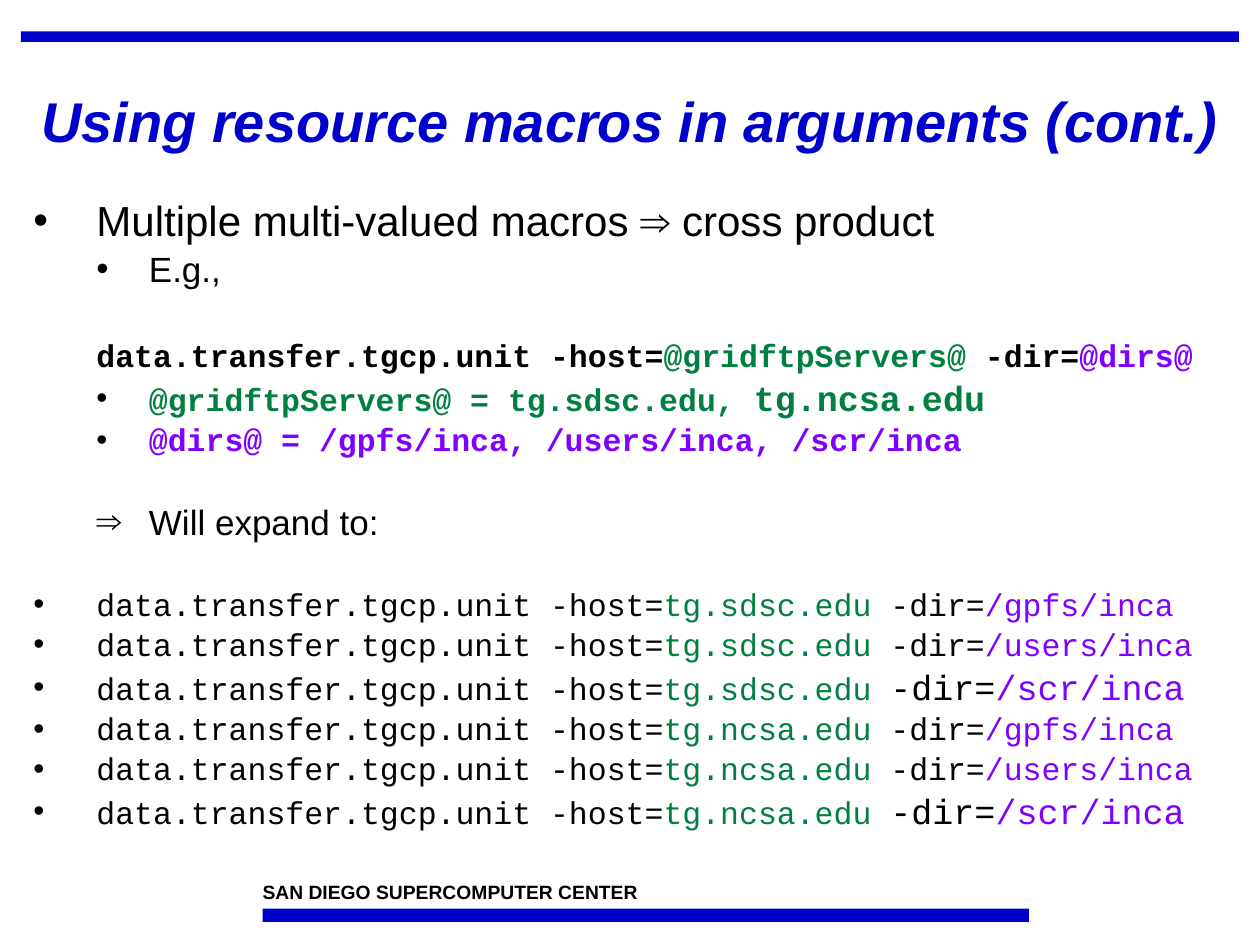
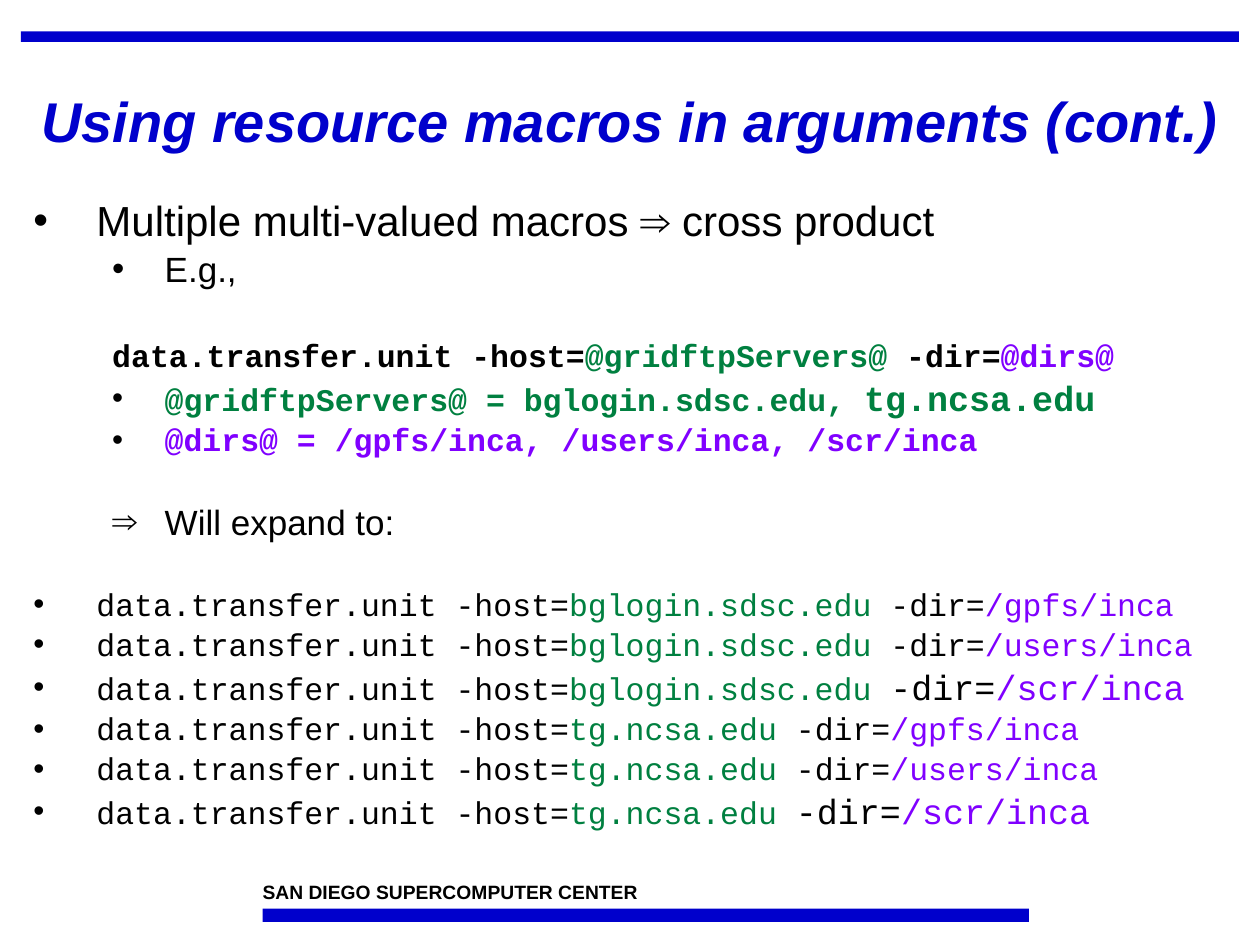
Before and after one commit to IncaProject/inca-xsede, a slide deck: slide 19 of talks/feb-06-workshop/control.ppt (slide 18 before the commit). Drawn at 1260x945 pixels with LibreOffice and Linux fonts; fonts in the diff are those of the drawing; background and template pictures are left out. Boxes give left, top, right and bottom in pixels: in the first picture for what was removed or moved away, otherwise in the second. Text is boxed around its words. In the diff, an @@ line names an element or a change of style, - is before the commit and + after.

```diff
--- a/talks/feb-06-workshop/control.ppt
+++ b/talks/feb-06-workshop/control.ppt
@@ text at box(165, 258, 977, 542): indent changed @@
@@ text at box(112, 344, 1114, 419): text changed @@
-  data.transfer.tgcp.unit -host=@gridftpServers@ -dir=@dirs@
-  • @gridftpServers@ = tg.sdsc.edu, tg.ncsa.edu
+  data.transfer.unit -host=@gridftpServers@ -dir=@dirs@
+  • @gridftpServers@ = bglogin.sdsc.edu, tg.ncsa.edu
@@ text at box(96, 593, 1192, 831): text changed @@
-• data.transfer.tgcp.unit -host=tg.sdsc.edu -dir=/gpfs/inca
-• data.transfer.tgcp.unit -host=tg.sdsc.edu -dir=/users/inca
-• data.transfer.tgcp.unit -host=tg.sdsc.edu -dir=/scr/inca
-• data.transfer.tgcp.unit -host=tg.ncsa.edu -dir=/gpfs/inca
-• data.transfer.tgcp.unit -host=tg.ncsa.edu -dir=/users/inca
-• data.transfer.tgcp.unit -host=tg.ncsa.edu -dir=/scr/inca
+• data.transfer.unit -host=bglogin.sdsc.edu -dir=/gpfs/inca
+• data.transfer.unit -host=bglogin.sdsc.edu -dir=/users/inca
+• data.transfer.unit -host=bglogin.sdsc.edu -dir=/scr/inca
+• data.transfer.unit -host=tg.ncsa.edu -dir=/gpfs/inca
+• data.transfer.unit -host=tg.ncsa.edu -dir=/users/inca
+• data.transfer.unit -host=tg.ncsa.edu -dir=/scr/inca
```
Also in this commit, not shown: 18 other slides changed, 1 slide added, 1 other file.
